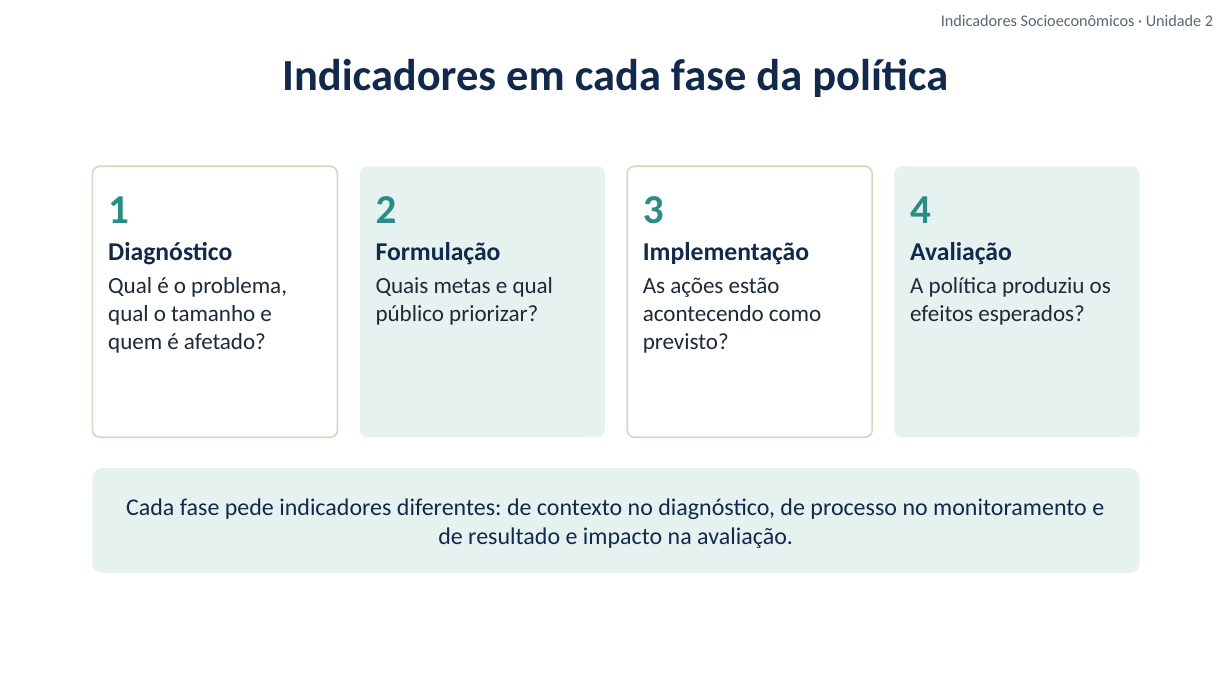
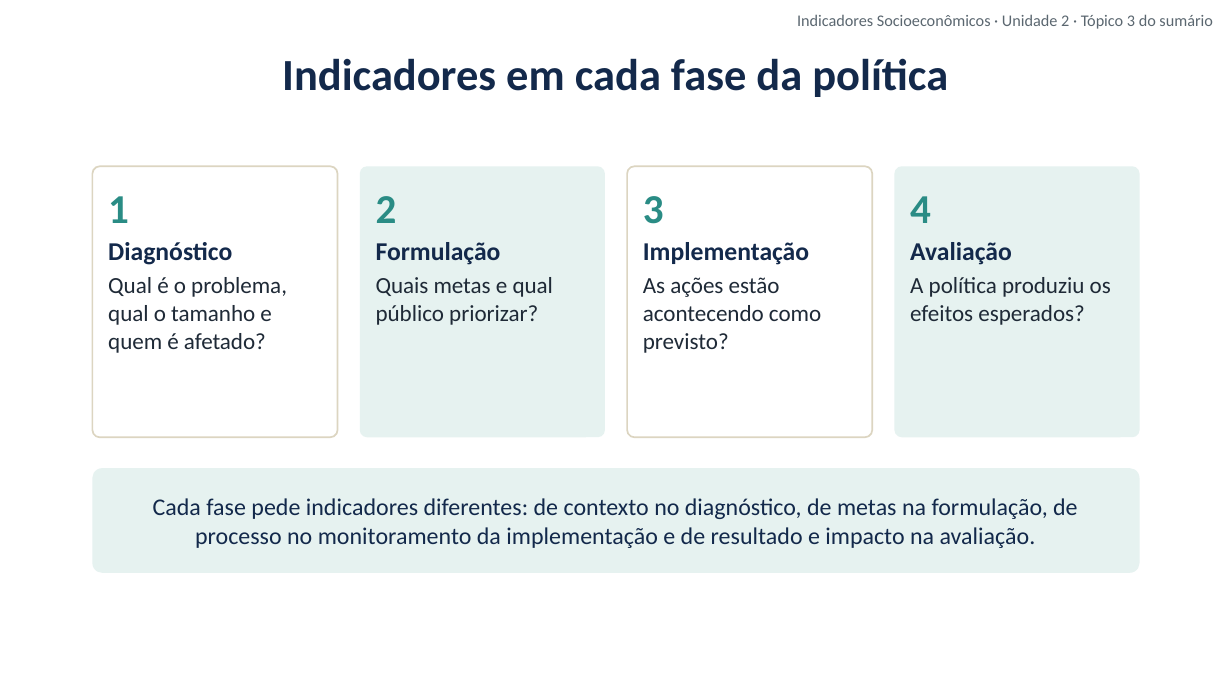
Before and after one commit to cleitonfranco74/gestao_publica, a slide deck: slide 4 of disciplina-08-indicadores-socioeconomicos/materiais/02_Unidade_2_Indicadores_e_Diagnosticos.pptx. Drawn at 1232x693 pixels with LibreOffice and Linux fonts; fonts in the diff are those of the drawing; background and template pictures are left out. Boxes give left, top, right and bottom in pixels: in the first picture for what was removed or moved away, otherwise in the second. Text is boxed around its words. In the diff, an @@ line names an element or a change of style, - is before the commit and + after.

```diff
--- a/disciplina-08-indicadores-socioeconomicos/materiais/02_Unidade_2_Indicadores_e_Diagnosticos.pptx
+++ b/disciplina-08-indicadores-socioeconomicos/materiais/02_Unidade_2_Indicadores_e_Diagnosticos.pptx
@@ text at (797,14,1213,29): text changed @@
-Indicadores Socioeconômicos · Unidade 2
+Indicadores Socioeconômicos · Unidade 2 · Tópico 3 do sumário
@@ text in rounded rectangle at (153,498,1077,548): text changed @@
-Cada fase pede indicadores diferentes: de contexto no diagnóstico, de processo no monitoramento e de resultado e impacto na avaliação.
+Cada fase pede indicadores diferentes: de contexto no diagnóstico, de metas na formulação, de processo no monitoramento da implementação e de resultado e impacto na avaliação.
```
Also in this commit, not shown: 13 other slides changed, 1 slide added, 8 other files.
